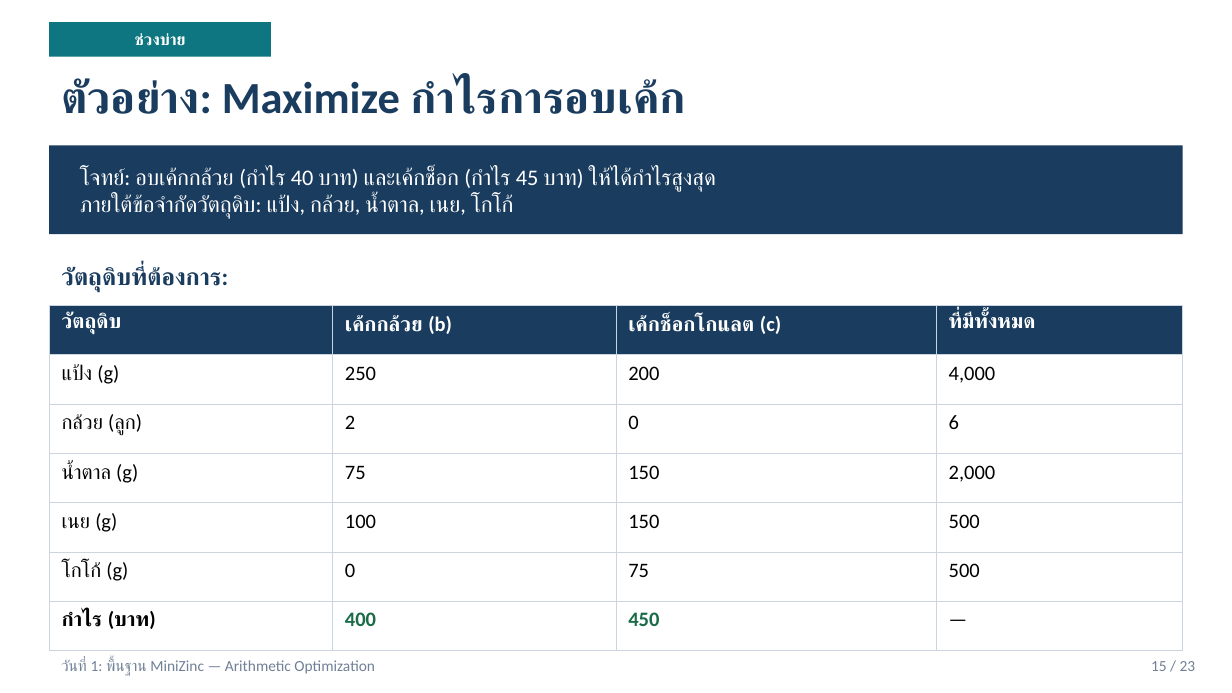
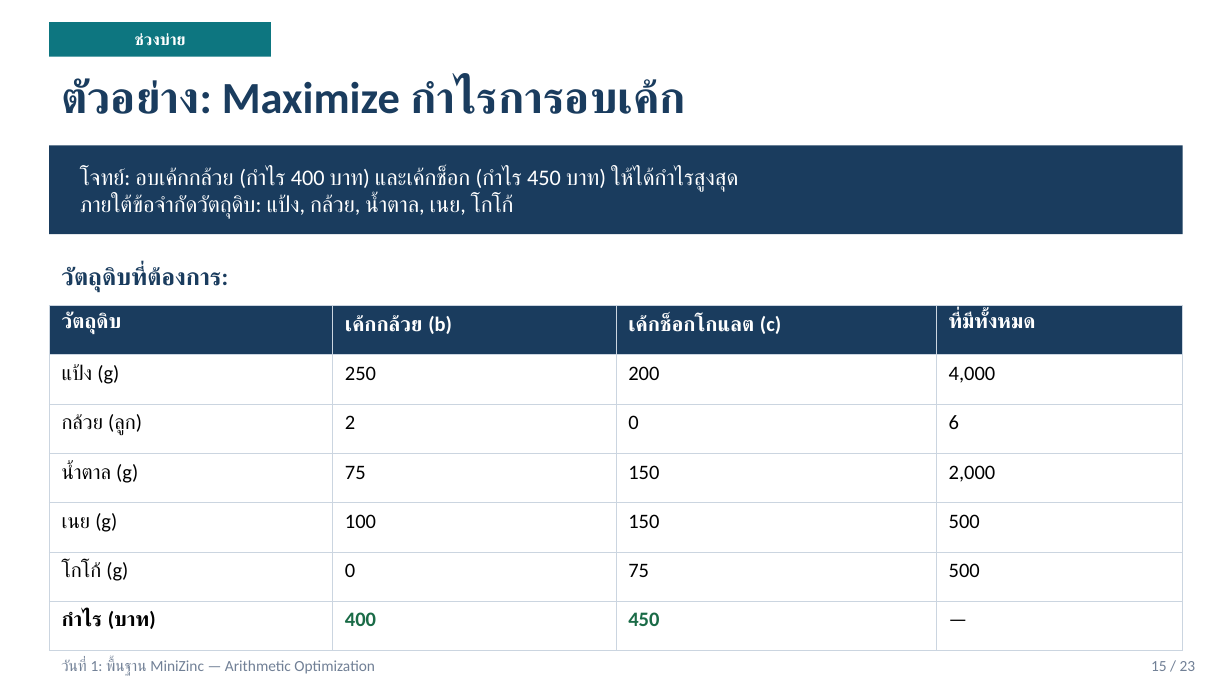
Before and after one commit to pakornkub/minizinc-training, a slide deck: slide 15 of day1/Day1_MiniZinc_Slides.pptx. Drawn at 1232x693 pixels with LibreOffice and Linux fonts; fonts in the diff are those of the drawing. Boxes give left, top, right and bottom in pixels: in the first picture for what was removed or moved away, otherwise in the second. Text is boxed around its words. In the diff, an @@ line names an element or a change of style, - is before the commit and + after.

Commit message:
Update slide of day1

```diff
--- a/day1/Day1_MiniZinc_Slides.pptx
+++ b/day1/Day1_MiniZinc_Slides.pptx
@@ text at bbox=[80, 167, 738, 192]: text changed @@
-โจทย์: อบเค้กกล้วย (กำไร 40 บาท) และเค้กช็อก (กำไร 45 บาท) ให้ได้กำไรสูงสุด
+โจทย์: อบเค้กกล้วย (กำไร 400 บาท) และเค้กช็อก (กำไร 450 บาท) ให้ได้กำไรสูงสุด
```
Also in this commit, not shown: 1 other file.
